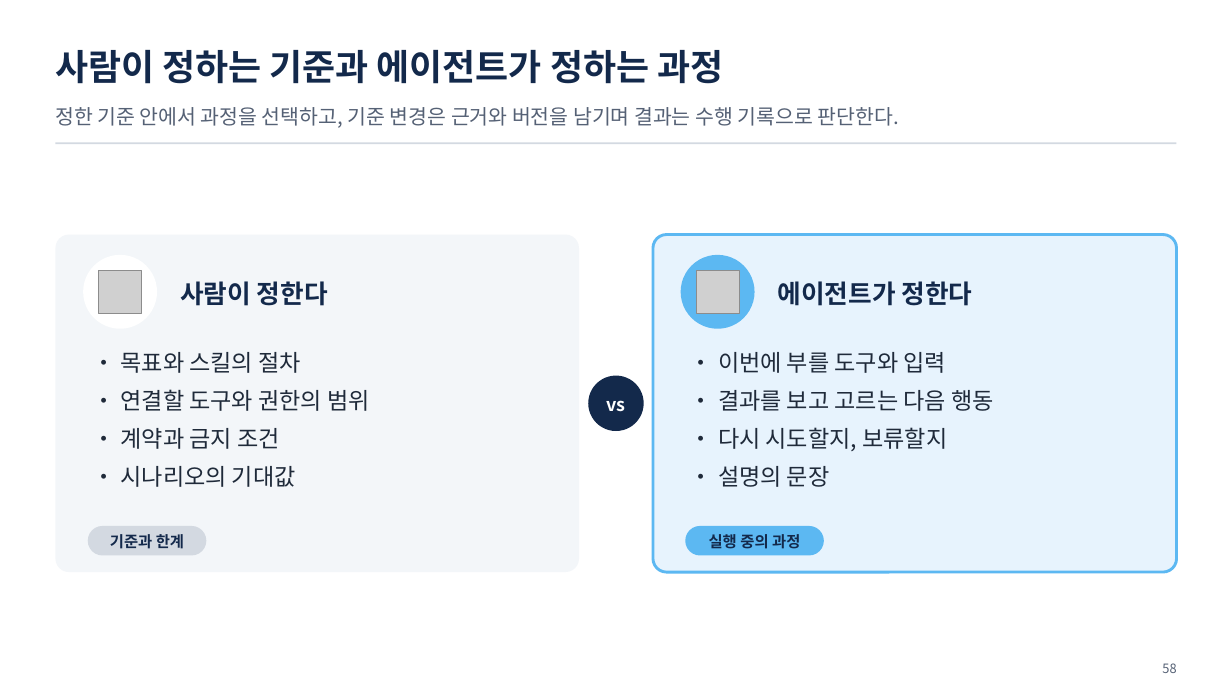
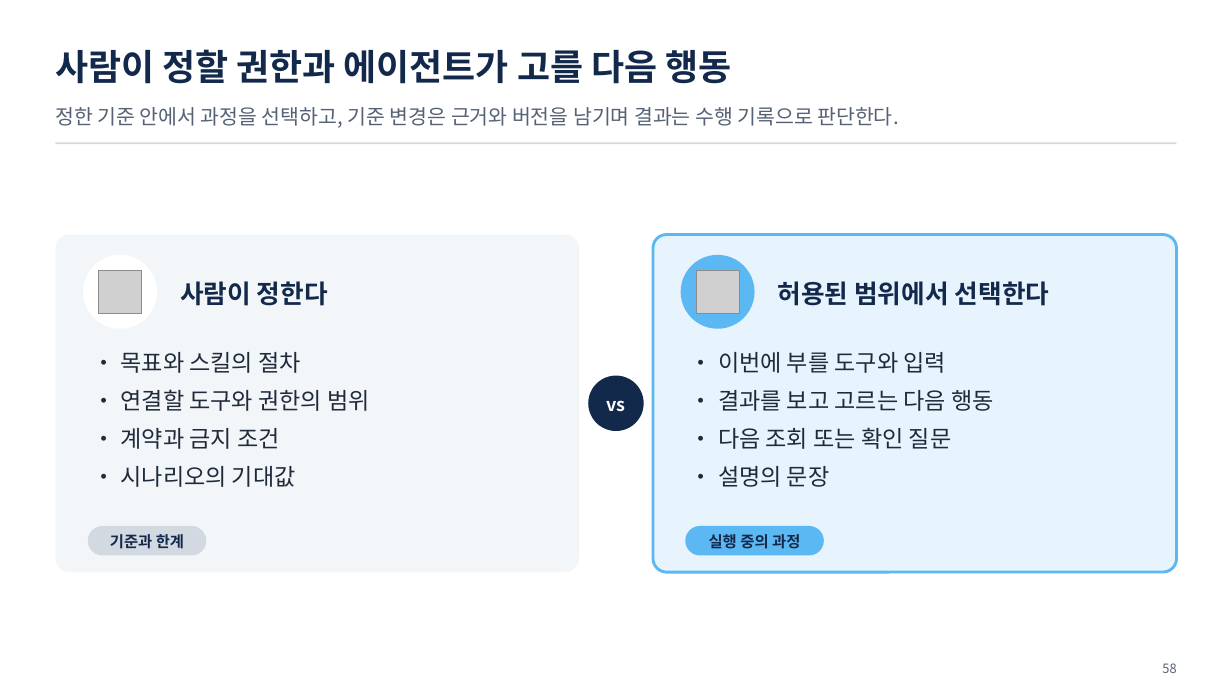
Before and after one commit to uengine-oss/hyd-iot-edu, a slide deck: slide 58 of workspace/강의제작/산출물/통합반/이론/08회차/통합반_08일차.pptx. Drawn at 1232x693 pixels with LibreOffice and Linux fonts; fonts in the diff are those of the drawing; grey boxes stand for pictures. Boxes give left, top, right and bottom in pixels: in the first picture for what was removed or moved away, otherwise in the second. Text is boxed around its words. In the diff, an @@ line names an element or a change of style, - is before the commit and + after.

```diff
--- a/workspace/강의제작/산출물/통합반/이론/08회차/통합반_08일차.pptx
+++ b/workspace/강의제작/산출물/통합반/이론/08회차/통합반_08일차.pptx
@@ text at box(55, 49, 731, 84): text changed @@
-사람이 정하는 기준과 에이전트가 정하는 과정
+사람이 정할 권한과 에이전트가 고를 다음 행동
@@ text at box(778, 281, 1050, 306): text changed @@
-에이전트가 정한다
+허용된 범위에서 선택한다
@@ text at box(718, 427, 952, 449): text changed @@
-• 다시 시도할지, 보류할지
+• 다음 조회 또는 확인 질문
```
Also in this commit, not shown: 7 other slides changed, 6 other files.
